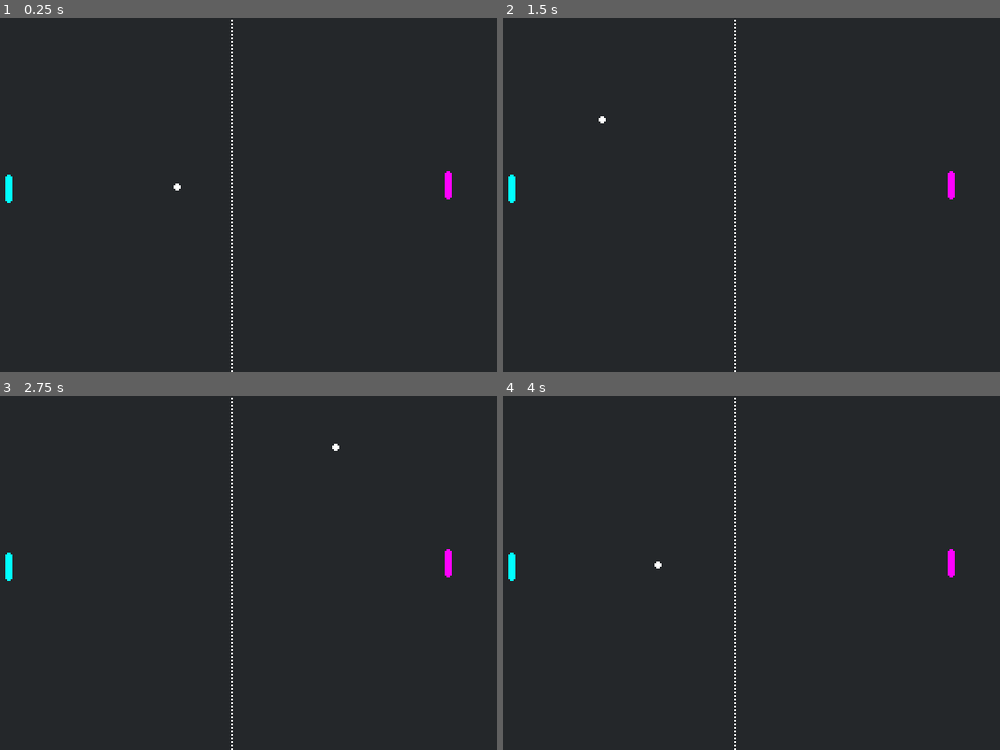
Above: before the commit, frames 1-4 (two rows, left to right).
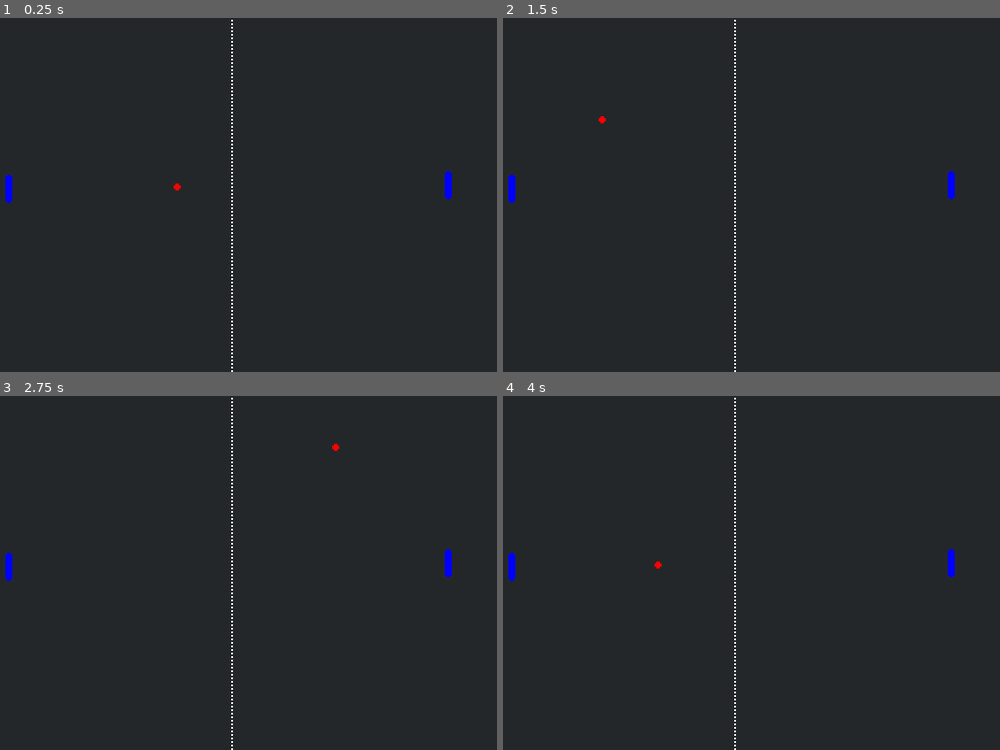
Above: after the commit, the same moments.

Repository: FranklinCentralHS/modPrg1-MidgetSuperman
Game: Godot game, scene res://pong.tscn
The game is run twice, just before and just after one commit, with the same random seed, the same clock (stepped at 60 frames per second) and the same inputs.
Inputs:
- Up to frame 1 (0.25 s): no input
- Up to frame 2 (1.5 s): tap Enter at 0.5 s; tap Space at 1.25 s
- Up to frame 3 (2.75 s): no input
- Up to frame 4 (4 s): tap Enter at 2.75 s

The runs differ from the first frame. In frame 1, 0.2% of the frame differs, in the area x 1-91%, y 43-53%; in frame 2, 0.2%; in frame 3, 0.2%; in frame 4, 0.2%.

Commit message:
I changed tge color

Diff:
--- a/logic/ball.gd
+++ b/logic/ball.gd
@@ -4,6 +4,9 @@
 
 var _speed = DEFAULT_SPEED
 var direction = Vector2.LEFT
+
+func _ready():
+	$Sprite2D.modulate = Color(1,0,0)
 
 @onready var _initial_pos = position
 
--- /dev/null
+++ b/logic/global.gd
@@ -0,0 +1,12 @@
+extends Node
+
+var left_score = 0
+var right_score = 0
+
+func _ready():
+	update_score_labels()
+	print("jimothy")
+
+func update_score_labels():
+	$leftScoreBoard.text = str(left_score)
+	$rightScoreBoard.text = str(right_score)
--- /dev/null
+++ b/logic/leftWall.gd
@@ -0,0 +1,6 @@
+extends Area2D
+
+func _on_wall_area_entered(area):
+	if area.name == "Ball":
+		#oops, ball went out of game place, reset
+		area.reset()
--- a/logic/paddle.gd
+++ b/logic/paddle.gd
@@ -10,6 +10,7 @@
 
 func _ready():
 	var n = String(name).to_lower()
+	$Sprite2D.modulate = Color(0,0,1)
 	_up = n + "_move_up"
 	_down = n + "_move_down"
 	if n == "left":
--- a/pong.tscn
+++ b/pong.tscn
@@ -37,6 +37,7 @@
 
 [node name="Collision" type="CollisionShape2D" parent="Left"]
 shape = SubResource("1")
+debug_color = Color(0.501961, 0.564706, 0.360784, 0.419608)
 
 [node name="Right" type="Area2D" parent="."]
 modulate = Color(1, 0, 1, 1)
